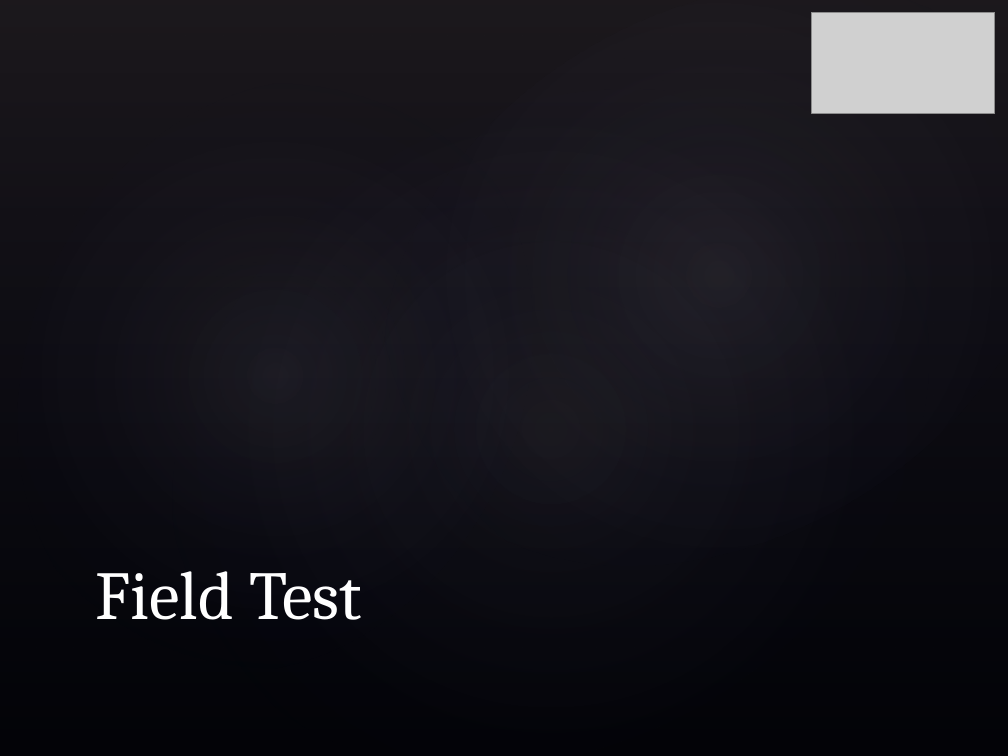
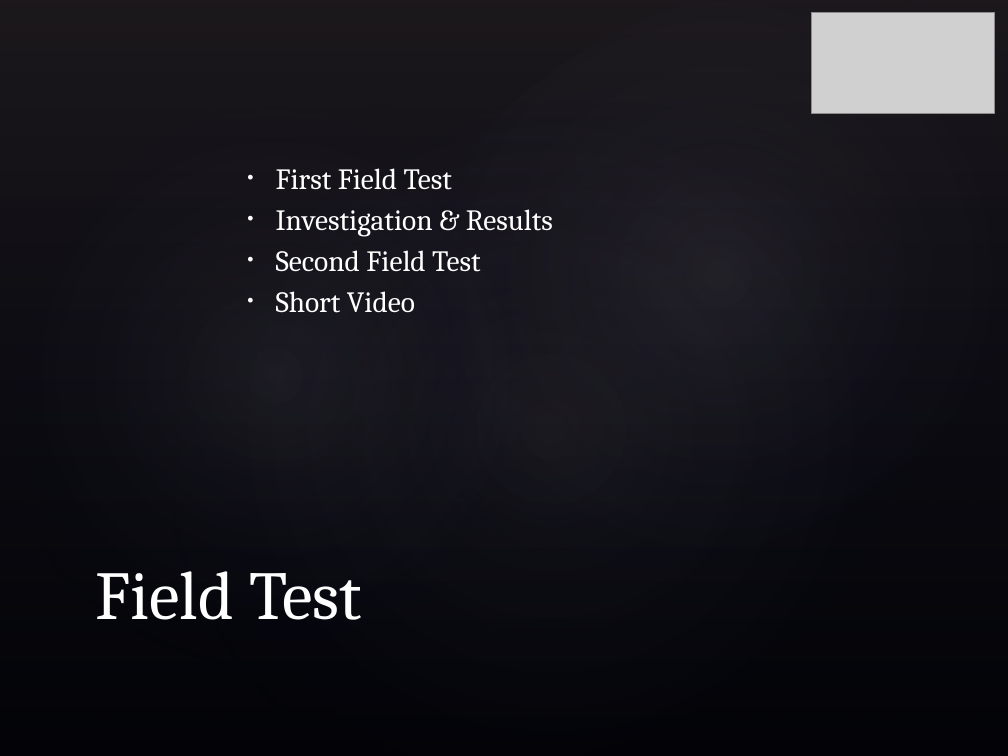
Before and after one commit to hadimuhammad/InPress, a slide deck: slide 7 of Documentation/Presentation.pptx. Drawn at 1008x756 pixels with LibreOffice and Linux fonts; fonts in the diff are those of the drawing; grey boxes stand for pictures; background and template pictures are left out. Boxes give left, top, right and bottom in pixels: in the first picture for what was removed or moved away, otherwise in the second. Text is boxed around its words. In the diff, an @@ line names an element or a change of style, - is before the commit and + after.

```diff
--- a/Documentation/Presentation.pptx
+++ b/Documentation/Presentation.pptx
@@ text added at <box>276,168,553,313</box>, 21 pt, text #FFFFFF @@
+• First Field Test
+• Investigation & Results
+• Second Field Test
+• Short Video
```
Also in this commit, not shown: 2 other slides changed.
